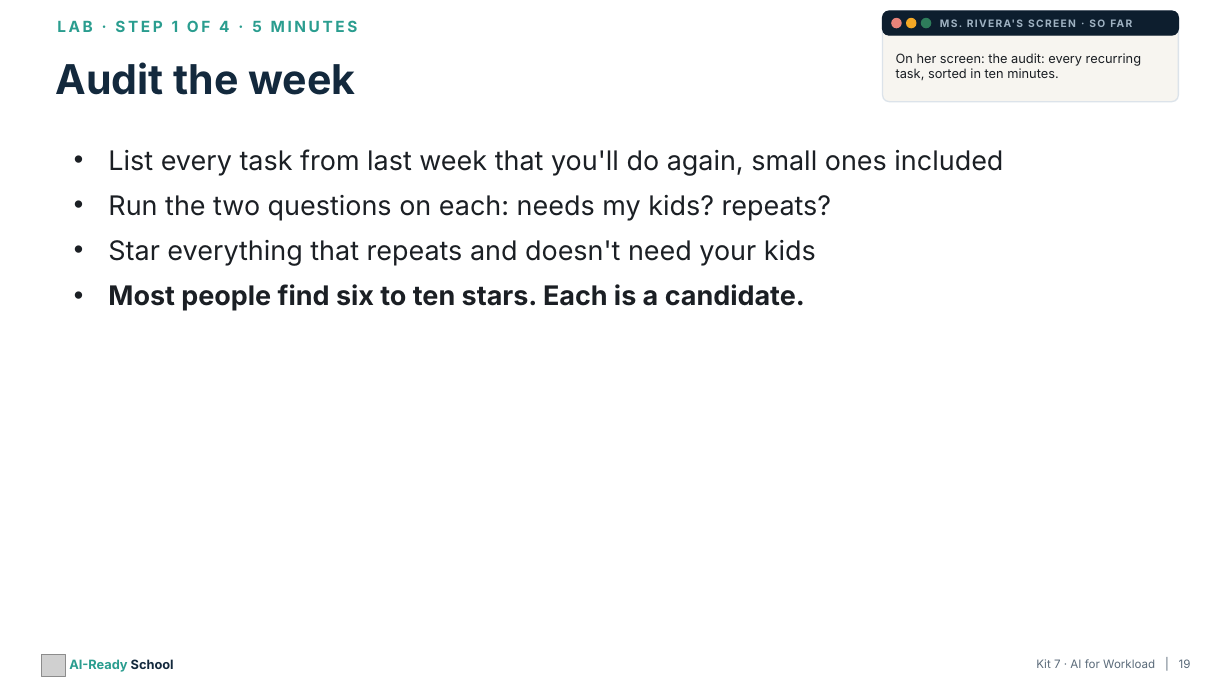
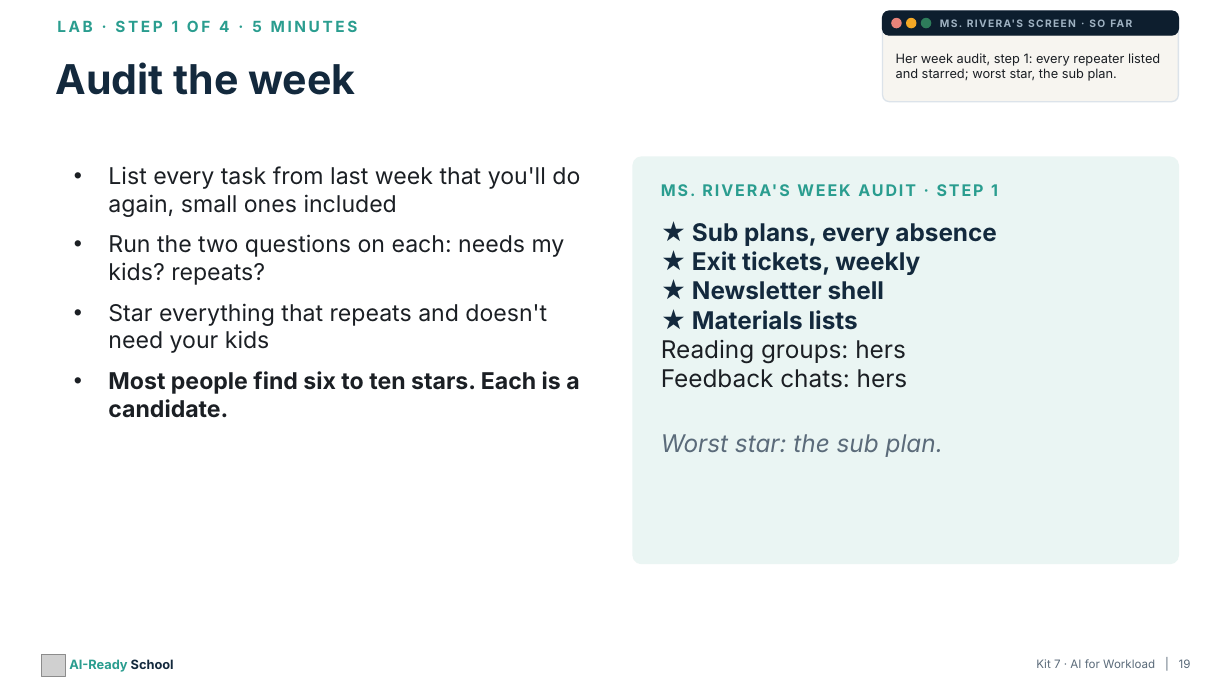
Before and after one commit to aspinozzi1/Ai-School-Ready, a slide deck: slide 19 of kits/kit07/Kit07_PresentationDeck.pptx. Drawn at 1232x693 pixels with LibreOffice and Linux fonts; fonts in the diff are those of the drawing; grey boxes stand for pictures. Boxes give left, top, right and bottom in pixels: in the first picture for what was removed or moved away, otherwise in the second. Text is boxed around its words. In the diff, an @@ line names an element or a change of style, - is before the commit and + after.

```diff
--- a/kits/kit07/Kit07_PresentationDeck.pptx
+++ b/kits/kit07/Kit07_PresentationDeck.pptx
@@ text at bbox=[896, 53, 1160, 81]: text changed @@
-On her screen: the audit: every recurring task, sorted in ten minutes.
+Her week audit, step 1: every repeater listed and starred; worst star, the sub plan.
@@ text "List every task from last ...": place and size @@
-text "List every task from last ..." at bbox=[108, 149, 1003, 311]
+text "List every task from last ..." at bbox=[108, 166, 580, 418]
@@ text "List every task from last ..." at bbox=[108, 166, 580, 418]: size 21 to 18 pt @@
@@ rounded rectangle added at bbox=[633, 157, 1178, 564], fill #EAF5F3, outline #EAF5F3 1 pt @@
@@ text added at bbox=[678, 184, 998, 196], 12.5 pt, text #2A9D8F, bold @@
+MS. RIVERA'S WEEK AUDIT · STEP 1
@@ text added at bbox=[661, 223, 997, 457], 19 pt, text #13293D, bold @@
+★ Sub plans, every absence
+★ Exit tickets, weekly
+★ Newsletter shell
+★ Materials lists
+Reading groups: hers
+Feedback chats: hers
+Worst star: the sub plan.
```
Also in this commit, not shown: 5 other slides changed, 11 other files.
